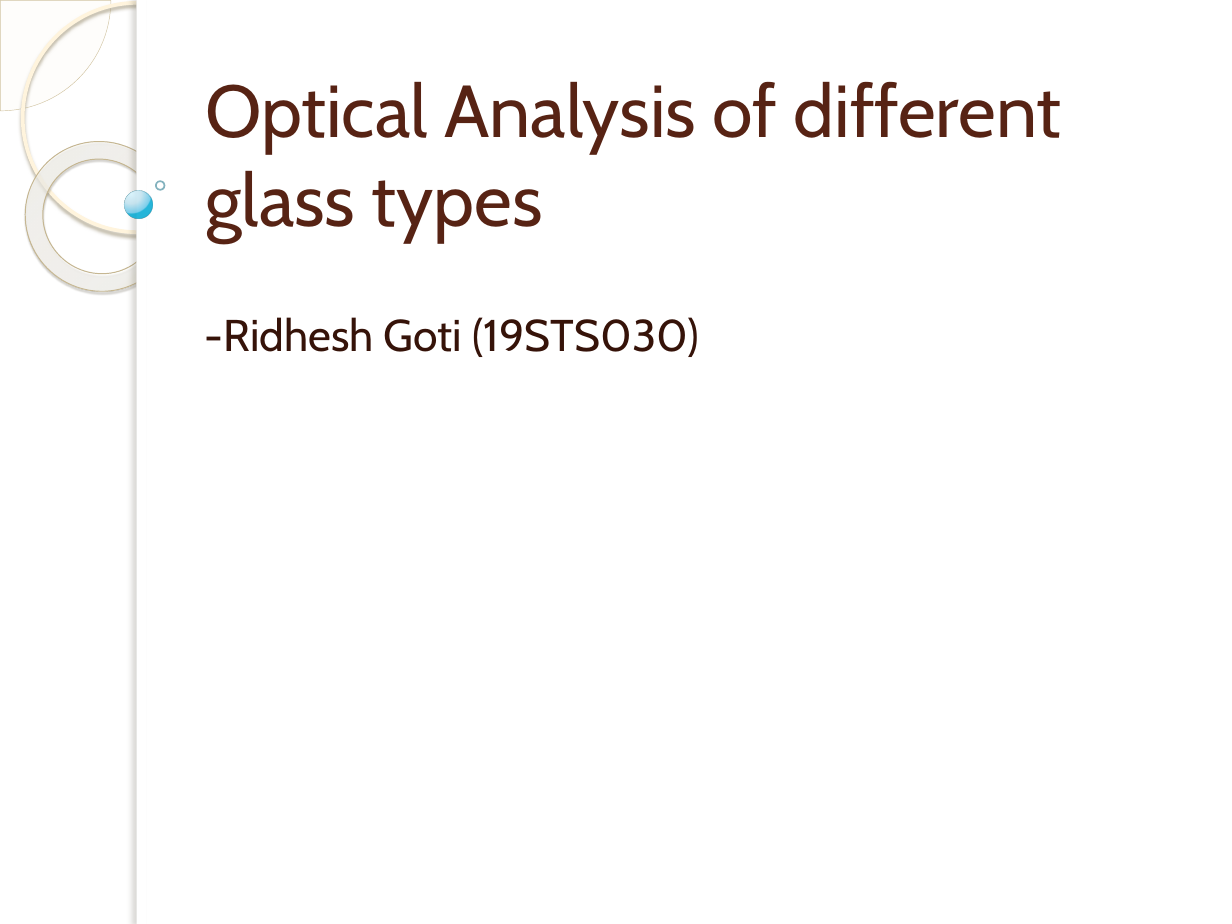
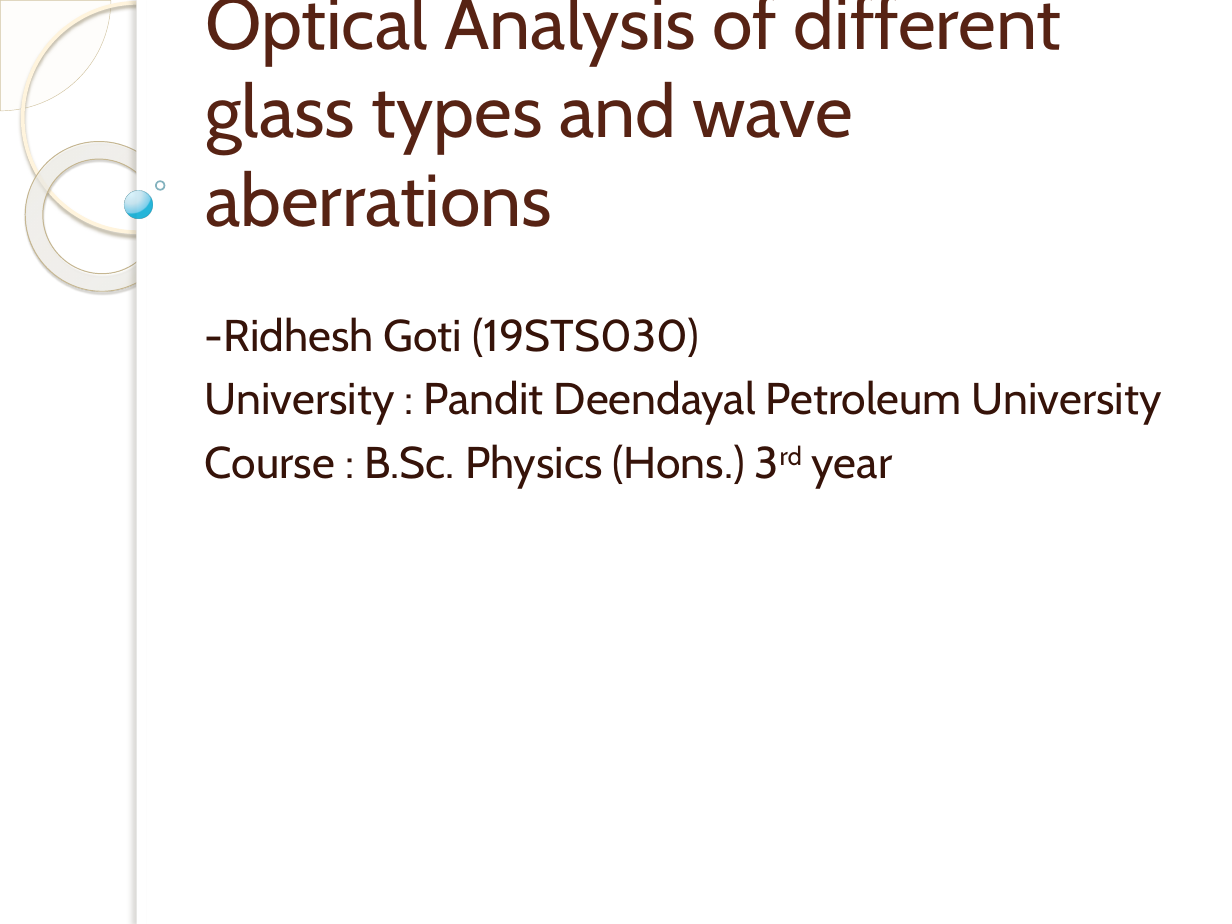
Before and after one commit to rid181198/optical-properties, a slide deck: slide 1 of Optical analysis of different glass types.pptx. Drawn at 1232x924 pixels with LibreOffice and Linux fonts; fonts in the diff are those of the drawing; background and template pictures are left out. Boxes give left, top, right and bottom in pixels: in the first picture for what was removed or moved away, otherwise in the second. Text is boxed around its words. In the diff, an @@ line names an element or a change of style, - is before the commit and + after.

```diff
--- a/Optical analysis of different glass types.pptx
+++ b/Optical analysis of different glass types.pptx
@@ title at [205,0,1062,227]: text changed @@
-Optical Analysis of different glass types
+Optical Analysis of different glass types and wave aberrations
@@ subtitle at [205,380,1162,489]: paragraphs added @@
+University : Pandit Deendayal Petroleum University
+Course : B.Sc. Physics (Hons.) 3rd year
```
Also in this commit, not shown: 1 slide added, 4 other files.
